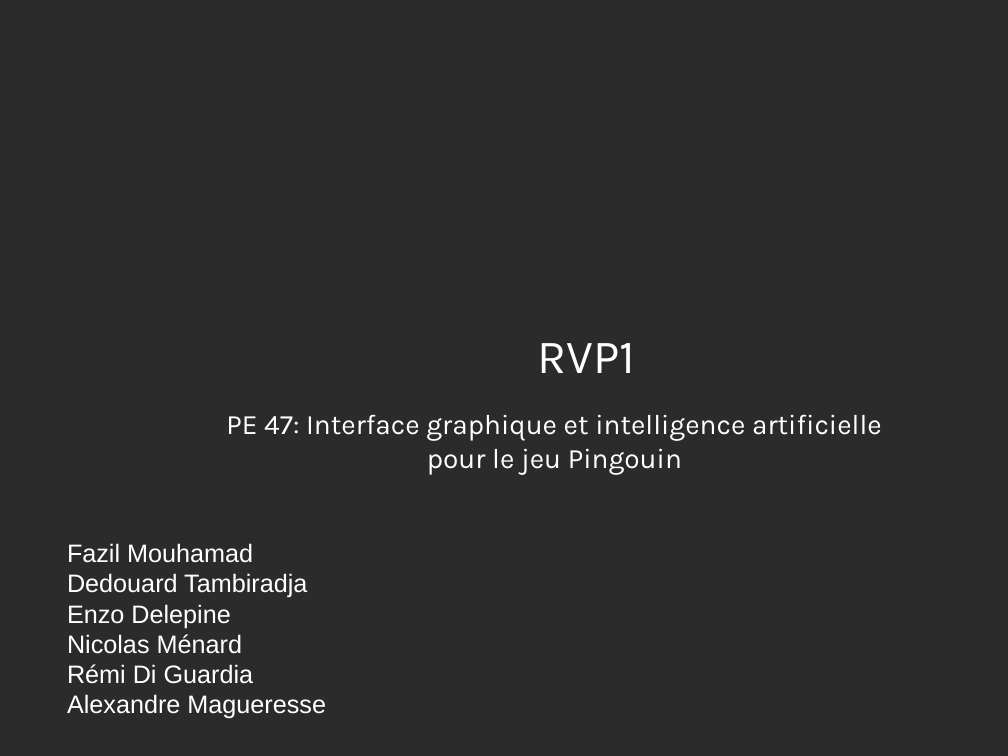
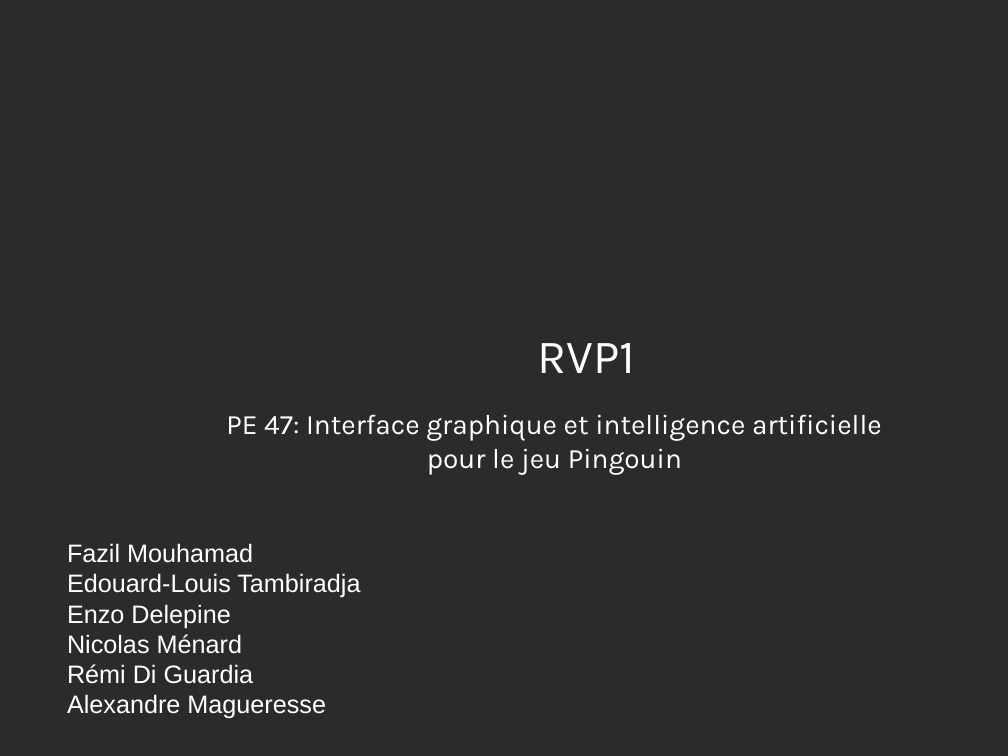
Before and after one commit to PingouinsECL/documents, a slide deck: slide 1 of RVP1.pptx. Drawn at 1008x756 pixels with LibreOffice and Linux fonts; fonts in the diff are those of the drawing; background and template pictures are left out; a plain dark background stands for a picture behind light text. Boxes give left, top, right and bottom in pixels: in the first picture for what was removed or moved away, otherwise in the second. Text is boxed around its words. In the diff, an @@ line names an element or a change of style, - is before the commit and + after.

```diff
--- a/RVP1.pptx
+++ b/RVP1.pptx
@@ text at [67, 573, 360, 598]: text changed @@
-Dedouard Tambiradja
+Edouard-Louis Tambiradja
```
Also in this commit, not shown: 1 other slide changed.
